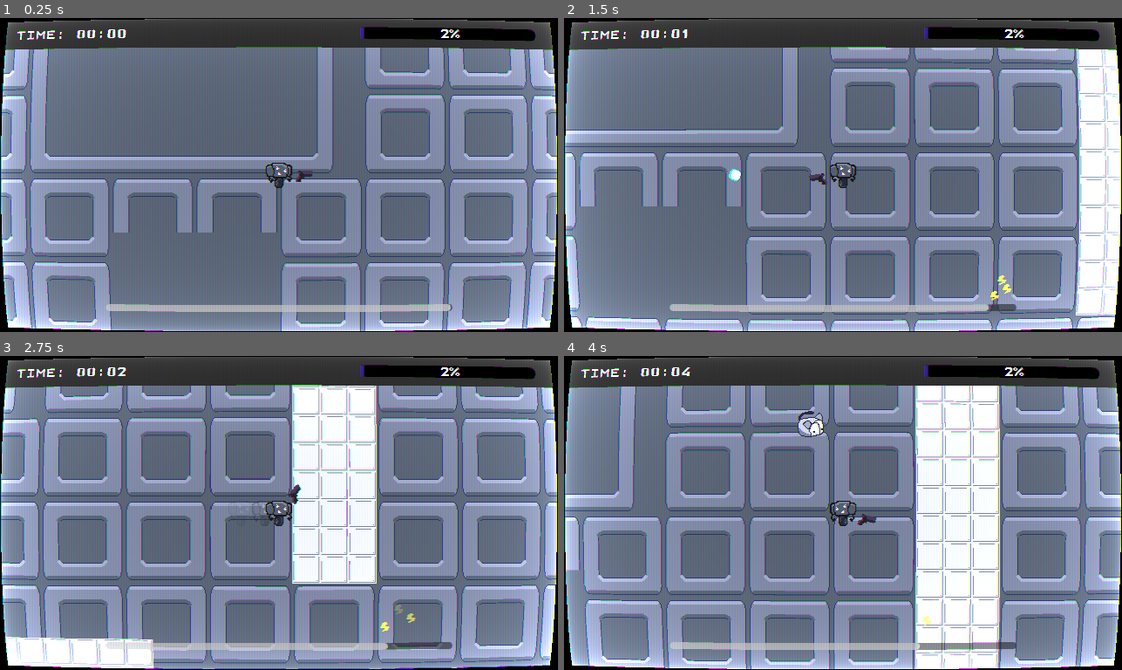
Above: before the commit, frames 1-4 (two rows, left to right).
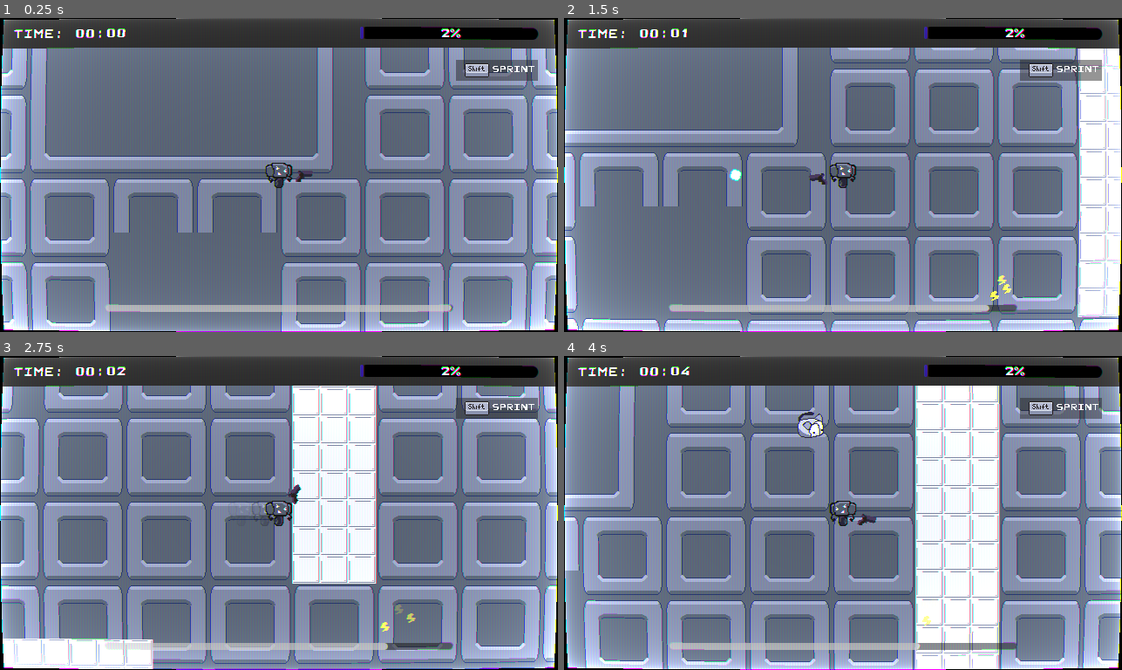
Above: after the commit, the same moments.

Repository: kinghos/GMTK-Game-Jam-2026
Game: Godot game, scene res://scenes/level/level.tscn
The game is run twice, just before and just after one commit, with the same random seed, the same clock (stepped at 60 frames per second) and the same inputs.
Inputs (mouse positions are in pixels of both pictures, inside the frame that each line leads up to):
- Up to frame 1 (0.25 s): no input
- Up to frame 2 (1.5 s): tap Enter at 0.5 s; move the mouse to (965, 159) at 0.52 s; hold D (Right) 0.53-1.28 s; right-click (965, 159) at 0.6 s; move the mouse to (731, 190) at 1.27 s; hold S (Down) from 1.28 s (still down); click (731, 190) at 1.35 s
- Up to frame 3 (2.75 s): move the mouse to (334, 443) at 2.02 s; release S (Down) at 2.03 s; hold D (Right) from 2.03 s (still down); hold Shift (Sprint) from 2.03 s (still down)
- Up to frame 4 (4 s): move the mouse to (815, 575) at 2.77 s; release D (Right) at 2.78 s; release Shift (Sprint) at 2.78 s; hold W (Up) 2.78-3.53 s; right-click (815, 575) at 2.85 s; move the mouse to (1010, 560) at 3.52 s; press the mouse at (1010, 560) at 3.53 s; hold A (Left) from 3.53 s (still down)

The runs differ from the first frame. In frame 1, 8.2% of the frame differs, in the area x 0-100%, y 0-100%; in frame 2, 8.1%; in frame 3, 10%; in frame 4, 10%.

Commit message:
font tweaks, export tweaks, and ui changes

Diff:
--- a/project.godot
+++ b/project.godot
@@ -10,7 +10,7 @@
 
 [application]
 
-config/name="GMTK Game Jam 2026"
+config/name="Battery Blitz"
 run/main_scene="uid://cc7gqs5oj7agq"
 config/features=PackedStringArray("4.7", "Forward Plus")
 config/icon="res://icon.svg"
--- a/scenes/hud/shader_layer.tscn
+++ b/scenes/hud/shader_layer.tscn
@@ -2,12 +2,13 @@
 
 [ext_resource type="Script" uid="uid://bau0g6xtnbfji" path="res://scenes/hud/shader_layer.gd" id="1_ar8ce"]
 [ext_resource type="Shader" uid="uid://cqhx0vrhkfegb" path="res://assets/shaders/crt.gdshader" id="1_kreoy"]
+[ext_resource type="Texture2D" uid="uid://bvtipi6jfcn8x" path="res://assets/sprint.png" id="3_r0mxh"]
 
 [sub_resource type="ShaderMaterial" id="ShaderMaterial_ar8ce"]
 shader = ExtResource("1_kreoy")
 shader_parameter/resolution = Vector2(640, 360)
 shader_parameter/scan_line_amount = 0.0
-shader_parameter/warp_amount = 0.162000007695
+shader_parameter/warp_amount = 0.070000003325
 shader_parameter/noise_amount = 0.03
 shader_parameter/interference_amount = 0.0
 shader_parameter/grille_amount = 0.1
@@ -31,3 +32,30 @@
 grow_horizontal = 2
 grow_vertical = 2
 mouse_filter = 2
+
+[node name="HBoxContainer" type="ColorRect" parent="." unique_id=536362039]
+z_index = 2
+offset_left = 523.0
+offset_top = 48.0
+offset_right = 617.0
+offset_bottom = 72.0
+color = Color(0.13725491, 0.13725491, 0.13725491, 0.48235294)
+
+[node name="TextureRect" type="TextureRect" parent="HBoxContainer" unique_id=971854875]
+layout_mode = 0
+offset_left = 10.0
+offset_top = -3.0
+offset_right = 50.0
+offset_bottom = 25.0
+texture = ExtResource("3_r0mxh")
+expand_mode = 2
+stretch_mode = 4
+
+[node name="Label" type="Label" parent="HBoxContainer" unique_id=490115266]
+layout_mode = 0
+offset_left = 41.0
+offset_top = 5.0
+offset_right = 113.0
+offset_bottom = 19.0
+theme_override_font_sizes/font_size = 11
+text = "SPRINT"
--- a/scenes/player/player.gd
+++ b/scenes/player/player.gd
@@ -7,9 +7,9 @@
 const MOVING_DRAIN = 12.0
 const CHARGE_PER_EXPEND = 2.0
 
-var WALK_SPEED = 150.0
-var SPRINT_SPEED = 400.0
-var MAX_CHARGE = 125
+var WALK_SPEED: float = 150.0
+var SPRINT_SPEED: float = 400.0
+var MAX_CHARGE: float = 125.0
 
 @onready var gun: Sprite2D = $Gun
 @onready var sprite_2d: AnimatedSprite2D = $Sprite2D
Binary file added: assets/sprint.png
Not shown, added: assets/sprint.png.import
Binary file added: assets/themes/Jersey25-Regular.ttf
Not shown, added: assets/themes/Jersey25-Regular.ttf.import
Not shown, added: export_presets.cfg
